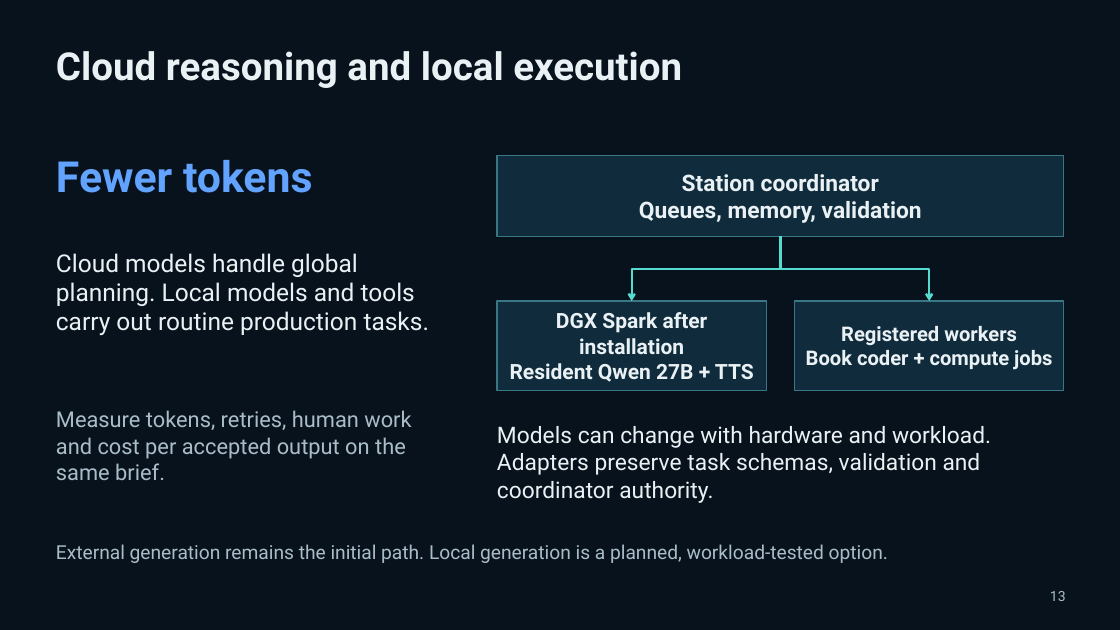
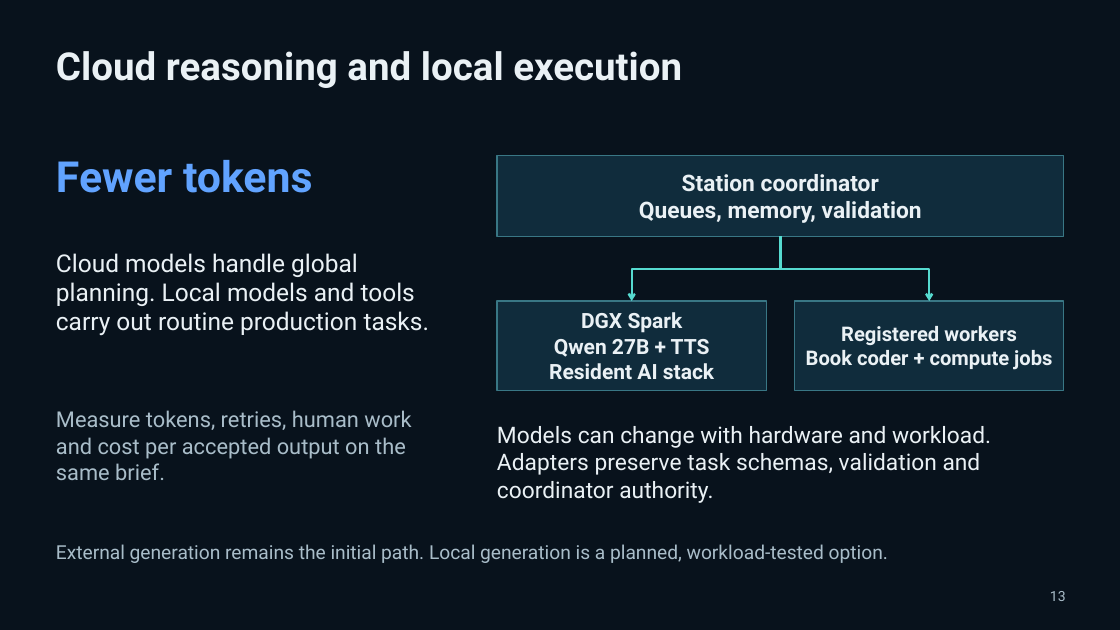
Before and after one commit to pavlichuckcrypt-maker/Vantemio, a slide deck: slide 13 of docs/pitch/Vantemio_Presentation_2026-10-05.pptx. Drawn at 1120x630 pixels with LibreOffice and Linux fonts; fonts in the diff are those of the drawing. Boxes give left, top, right and bottom in pixels: in the first picture for what was removed or moved away, otherwise in the second. Text is boxed around its words. In the diff, an @@ line names an element or a change of style, - is before the commit and + after.

Commit message:
Finalize synchronized presentation layout

```diff
--- a/docs/pitch/Vantemio_Presentation_2026-10-05.pptx
+++ b/docs/pitch/Vantemio_Presentation_2026-10-05.pptx
@@ text in rectangle at [549,312,714,379]: text changed @@
-DGX Spark after installation
-Resident Qwen 27B + TTS
+DGX Spark
+Qwen 27B + TTS
+Resident AI stack
```
Also in this commit, not shown: 1 other file.
